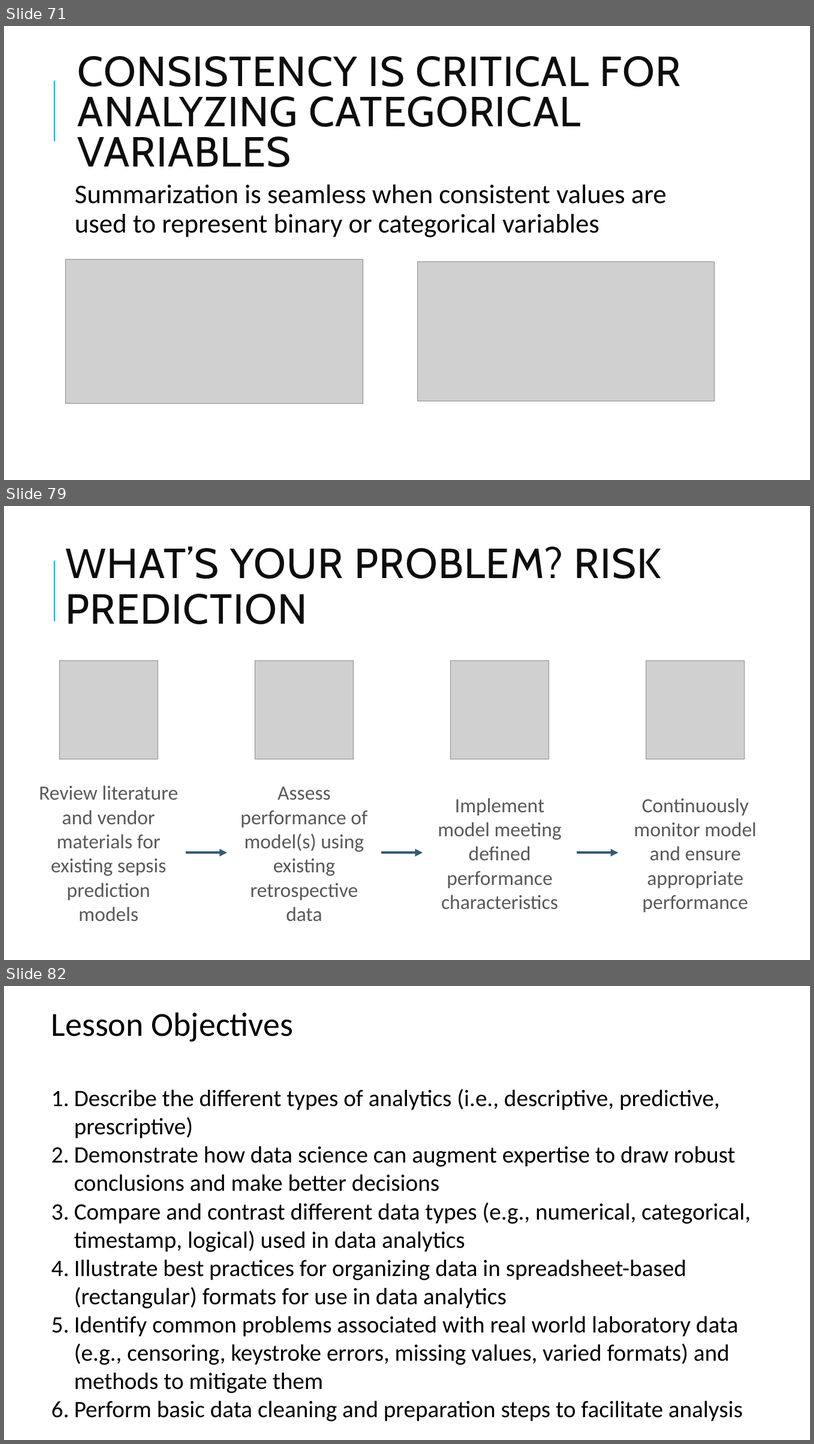
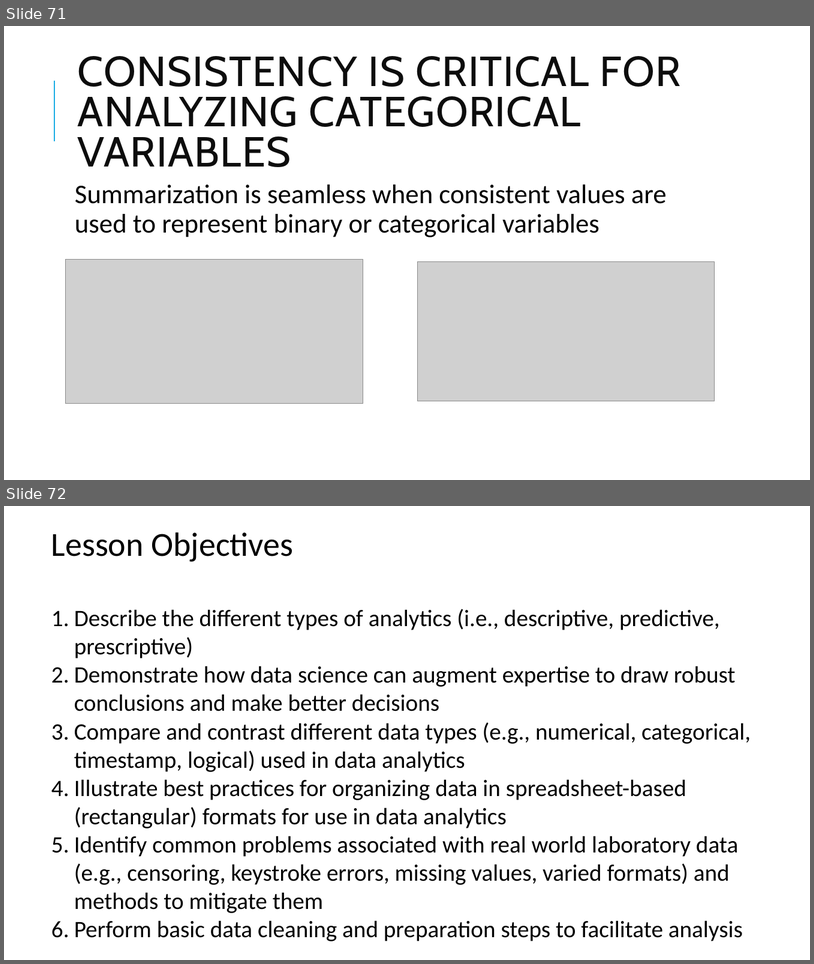
Before and after one commit to pcmathias/MSACL-data-literacy, a slide deck: updates_2026/presentations/Module 1 Slides.pptx. Shown one above the other, each under a label of ours: slides 71, 79 and 82 before the commit, slides 71 and 72 after it; the slides between them are not shown. The pictures are 814x1444 and 814x964 pixels, drawn with LibreOffice and Linux fonts; fonts in the diff are those of the drawing; grey boxes stand for pictures; background and template pictures are left out. Boxes give left, top, right and bottom in pixels: in the first picture for what was removed or moved away, otherwise in the second. Text is boxed around its words. In the diff, an @@ line names an element or a change of style, - is before the commit and + after.

```diff
--- a/updates_2026/presentations/Module 1 Slides.pptx
+++ b/updates_2026/presentations/Module 1 Slides.pptx
@@ slide 79 removed at (x1=4, y1=506, x2=810, y2=960), background #FFFFFF; not listed: 1 template element that a slide beside it also shows @@
@@ title removed at (x1=65, y1=546, x2=662, y2=624) @@
-WHAT’S YOUR PROBLEM? RISK PREDICTION
@@ picture removed at (x1=60, y1=660, x2=158, y2=759) @@
@@ picture removed at (x1=255, y1=660, x2=354, y2=759) @@
@@ picture removed at (x1=451, y1=660, x2=549, y2=759) @@
@@ picture removed at (x1=647, y1=660, x2=745, y2=759) @@
@@ text removed at (x1=39, y1=785, x2=179, y2=921) @@
-Review literature and vendor materials for existing sepsis prediction models
@@ text removed at (x1=240, y1=786, x2=368, y2=921) @@
-Assess performance of model(s) using existing retrospective data
@@ text removed at (x1=438, y1=798, x2=562, y2=909) @@
-Implement model meeting defined performance characteristics
@@ text removed at (x1=634, y1=798, x2=757, y2=912) @@
-Continuously monitor model and ensure appropriate performance
@@ arrow removed from (185, 853) to (227, 853) @@
@@ arrow removed from (381, 853) to (423, 853) @@
@@ arrow removed from (578, 853) to (618, 853) @@
@@ what was slide 82 is now slide 72 @@
```
Also in this commit, not shown: 9 other slides removed.
